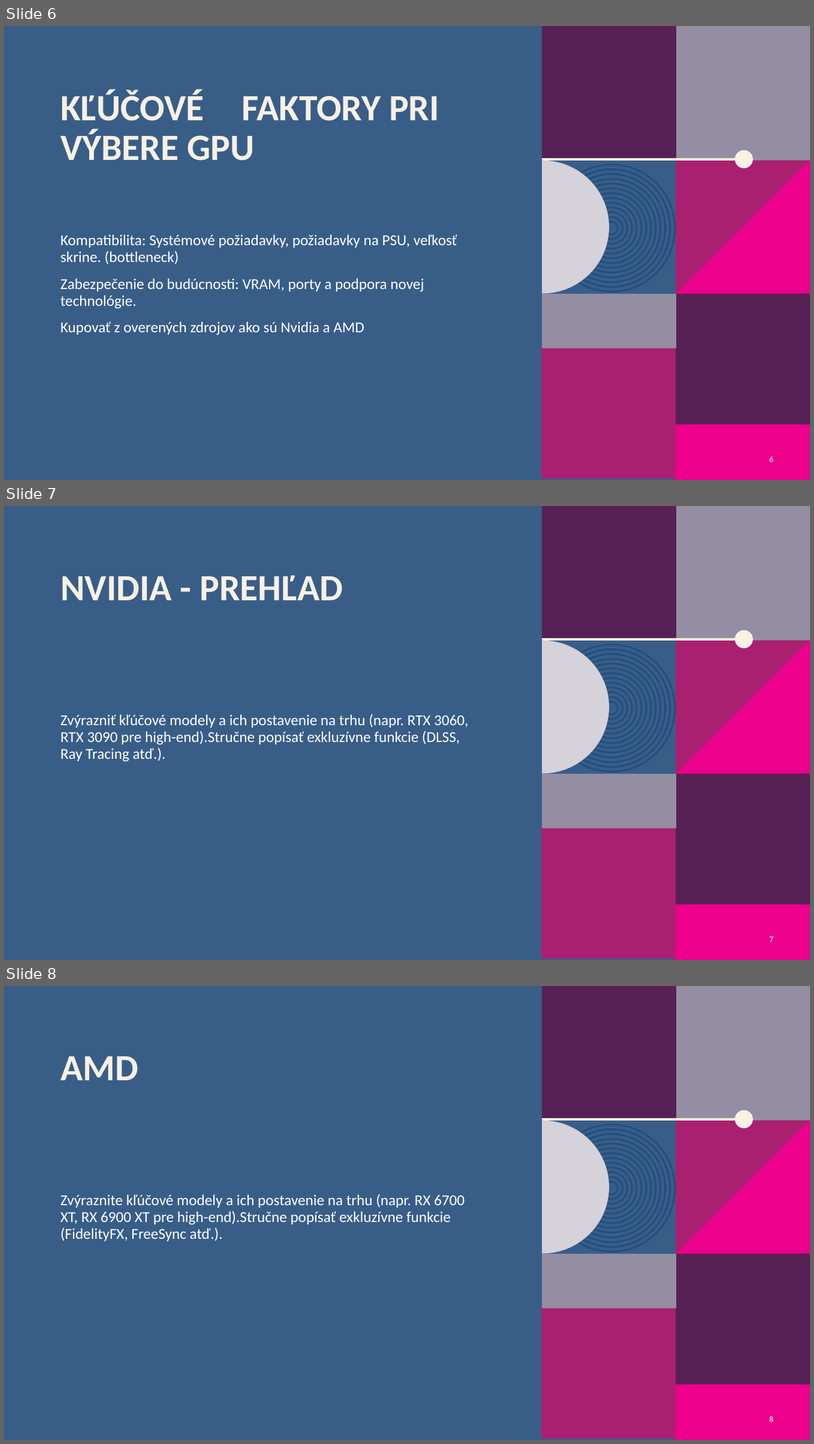
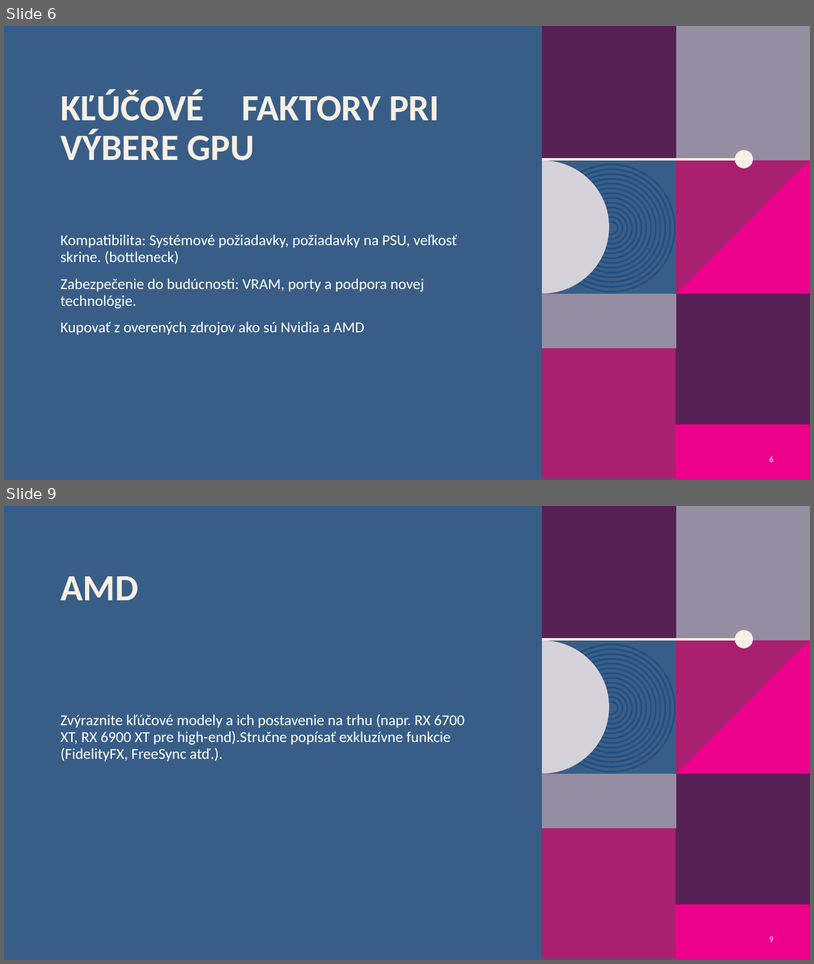
Before and after one commit to JetamAdzak/Rocnikova-praca, a slide deck: ROCNIKOVA_GPU_PREZ.pptx. Shown one above the other, each under a label of ours: slides 6, 7 and 8 before the commit, slides 6 and 9 after it; the slides between them are not shown. The pictures are 814x1444 and 814x964 pixels, drawn with LibreOffice and Linux fonts; fonts in the diff are those of the drawing; background and template pictures are left out. Boxes give left, top, right and bottom in pixels: in the first picture for what was removed or moved away, otherwise in the second. Text is boxed around its words. In the diff, an @@ line names an element or a change of style, - is before the commit and + after.

```diff
--- a/ROCNIKOVA_GPU_PREZ.pptx
+++ b/ROCNIKOVA_GPU_PREZ.pptx
@@ slide 7 removed at (4,506,810,960), background #385E88; not listed: 24 template elements that a slide beside it also shows @@
@@ title removed at (60,575,344,600) @@
-NVIDIA - PREHĽAD
@@ text removed at (60,714,468,762) @@
-Zvýrazniť kľúčové modely a ich postavenie na trhu (napr. RTX 3060, RTX 3090 pre high-end).Stručne popísať exkluzívne funkcie (DLSS, Ray Tracing atď.).
@@ page number removed at (770,936,774,942) @@
-7
@@ what was slide 8 is now slide 9 @@
@@ page number at (770,936,774,942): text changed @@
-8
+9
```
Also in this commit, not shown: 2 slides changed, 3 slides added, 2 other slides removed, 1 other file.
